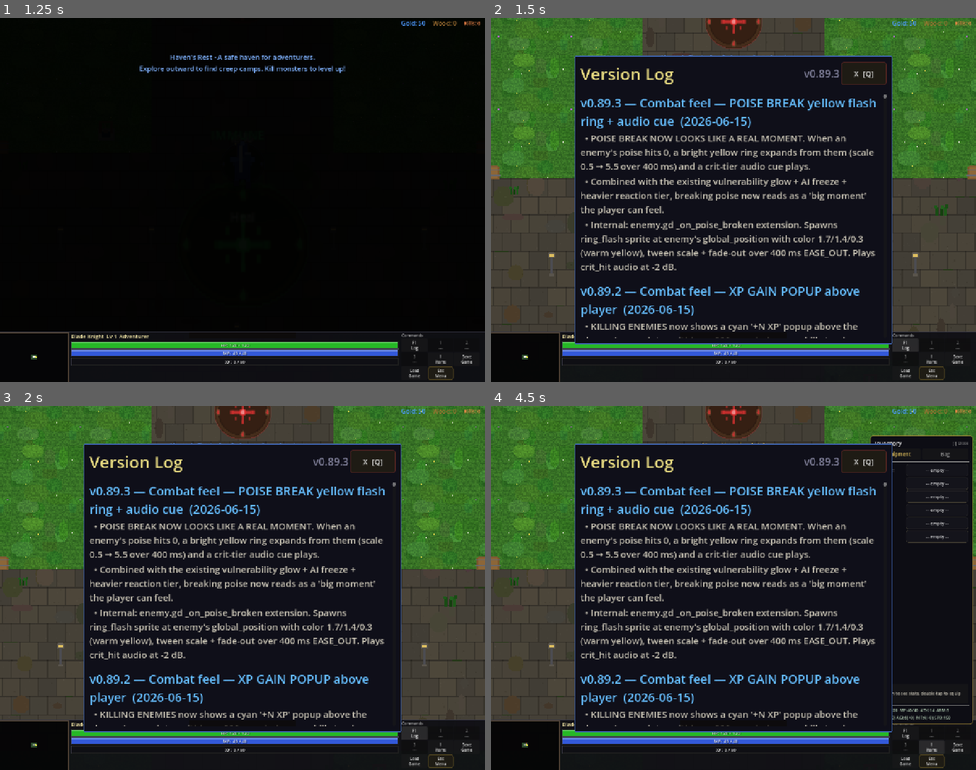
Above: before the commit, frames 1-4 (two rows, left to right).
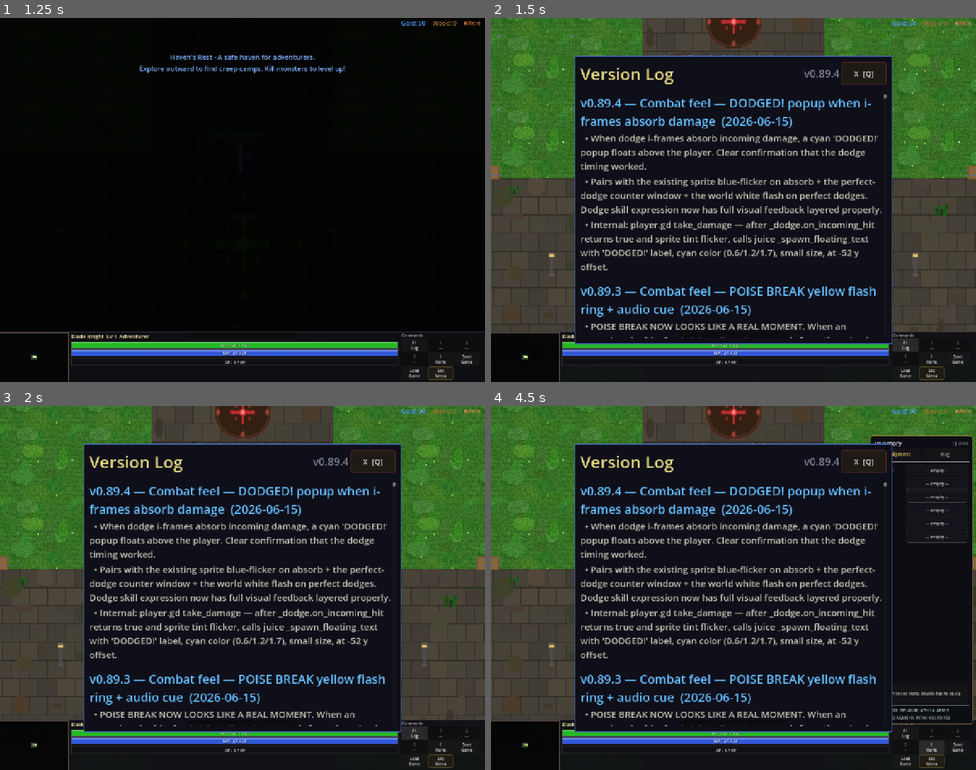
Above: after the commit, the same moments.

Repository: slxny/legends-open-rpg
Game: Godot game, scene res://scenes/main.tscn
Two runs of this game, one before a commit and one after it. Both use one fixed random seed, a clock stepped at 60 frames per second and the inputs below.
Inputs (mouse positions are in pixels of both pictures, inside the frame that each line leads up to):
- Up to frame 1 (1.25 s): tap Enter at 0.5 s; move the mouse to (218, 272) at 0.52 s; hold W (move_up) from 0.53 s (still down); hold Space (attack) from 0.53 s (still down); click (218, 272) at 0.67 s; tap Shift (dodge) at 0.8 s
- Up to frame 2 (1.5 s): release W (move_up) at 1.25 s; release Space (attack) at 1.25 s; click "F1 Log" at 1.25 s
- Up to frame 3 (2 s): no input
- Up to frame 4 (4.5 s): click "1 ---" at 2 s; click "2 ---" at 2.75 s; click "3 ---" at 3.5 s; click "I Items" at 4.25 s

Frame 1 is identical in both runs. In frame 2, 8.9% of the frame differs, in the area x 18-81%, y 14-88%; in frame 3, 8.9%; in frame 4, 8.9%.

Commit message:
v0.89.4: Combat feel — DODGED! popup when i-frames absorb damage
When dodge i-frames absorb incoming damage, cyan 'DODGED!' popup
floats above the player. Clear confirmation that the dodge timing
worked.

Pairs with the existing sprite blue-flicker on absorb + perfect-
dodge counter window + world white flash. Dodge skill expression
has full visual feedback layered.

- player.gd take_damage:
  After _dodge.on_incoming_hit returns true and sprite tint flicker:
    juice._spawn_floating_text 'DODGED!' at global_position +
    (random ±6, -52), cyan color (0.6, 1.2, 1.7), small (not big).

Headless: smoke all PASS, parse clean.

Co-Authored-By: Claude Opus 4.7 (1M context) <noreply@anthropic.com>

Diff:
--- a/scenes/player/player.gd
+++ b/scenes/player/player.gd
@@ -3755,6 +3755,9 @@
 			get_tree().create_timer(0.08).timeout.connect(func() -> void:
 				if not _is_dead:
 					sprite.modulate = Color.WHITE)
+			# Phase 5.x — DODGED! floating text via juice layer.
+			if _juice != null and _juice.has_method("_spawn_floating_text"):
+				_juice._spawn_floating_text(global_position + Vector2(randf_range(-6, 6), -52), "DODGED!", Color(0.6, 1.2, 1.7), false)
 			return
 	stats.take_damage(amount)
 	_spawn_damage_number(amount, is_crit)
--- a/scenes/ui/changelog_dialog.gd
+++ b/scenes/ui/changelog_dialog.gd
@@ -9,9 +9,19 @@
 var _is_visible: bool = false
 var _is_mobile: bool = false
 
-const GAME_VERSION := "v0.89.3"
+const GAME_VERSION := "v0.89.4"
 
 const CHANGELOG: Array[Dictionary] = [
+	{
+		"version": "v0.89.4",
+		"title": "Combat feel — DODGED! popup when i-frames absorb damage",
+		"date": "2026-06-15",
+		"entries": [
+			"When dodge i-frames absorb incoming damage, a cyan 'DODGED!' popup floats above the player. Clear confirmation that the dodge timing worked.",
+			"Pairs with the existing sprite blue-flicker on absorb + the perfect-dodge counter window + the world white flash on perfect dodges. Dodge skill expression now has full visual feedback layered properly.",
+			"Internal: player.gd take_damage — after _dodge.on_incoming_hit returns true and sprite tint flicker, calls juice _spawn_floating_text with 'DODGED!' label, cyan color (0.6/1.2/1.7), small size, at -52 y offset.",
+		]
+	},
 	{
 		"version": "v0.89.3",
 		"title": "Combat feel — POISE BREAK yellow flash ring + audio cue",
